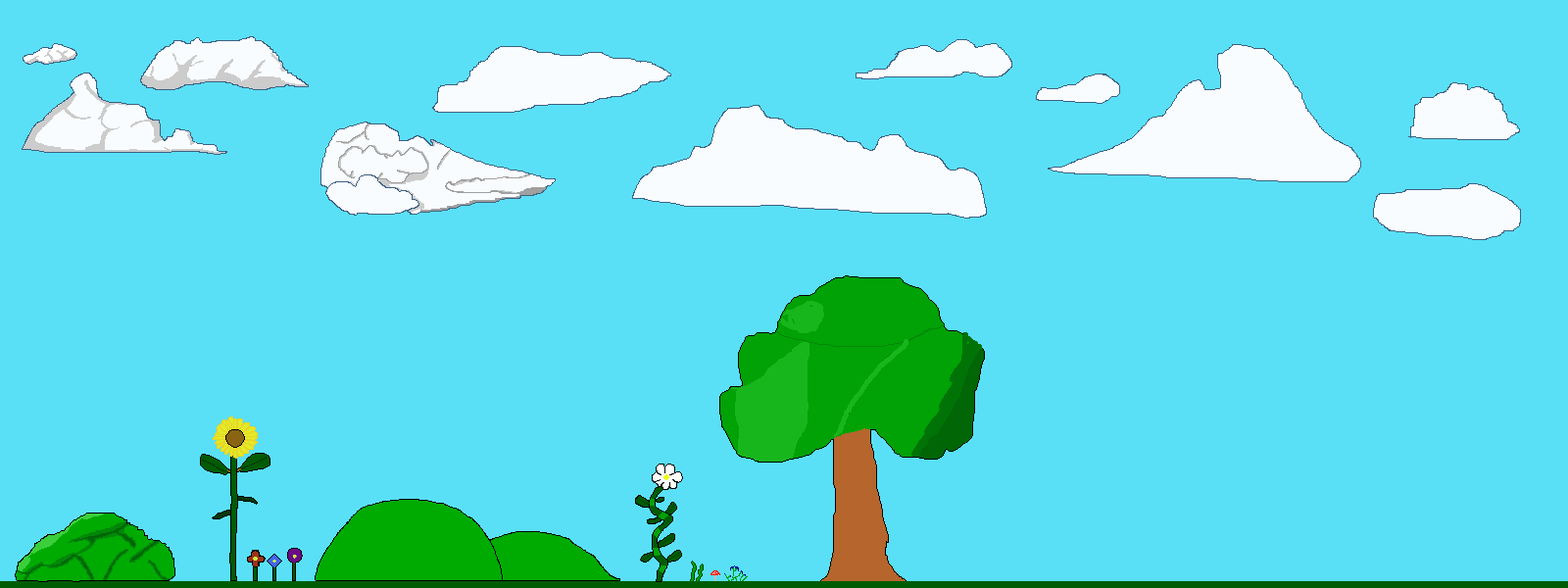
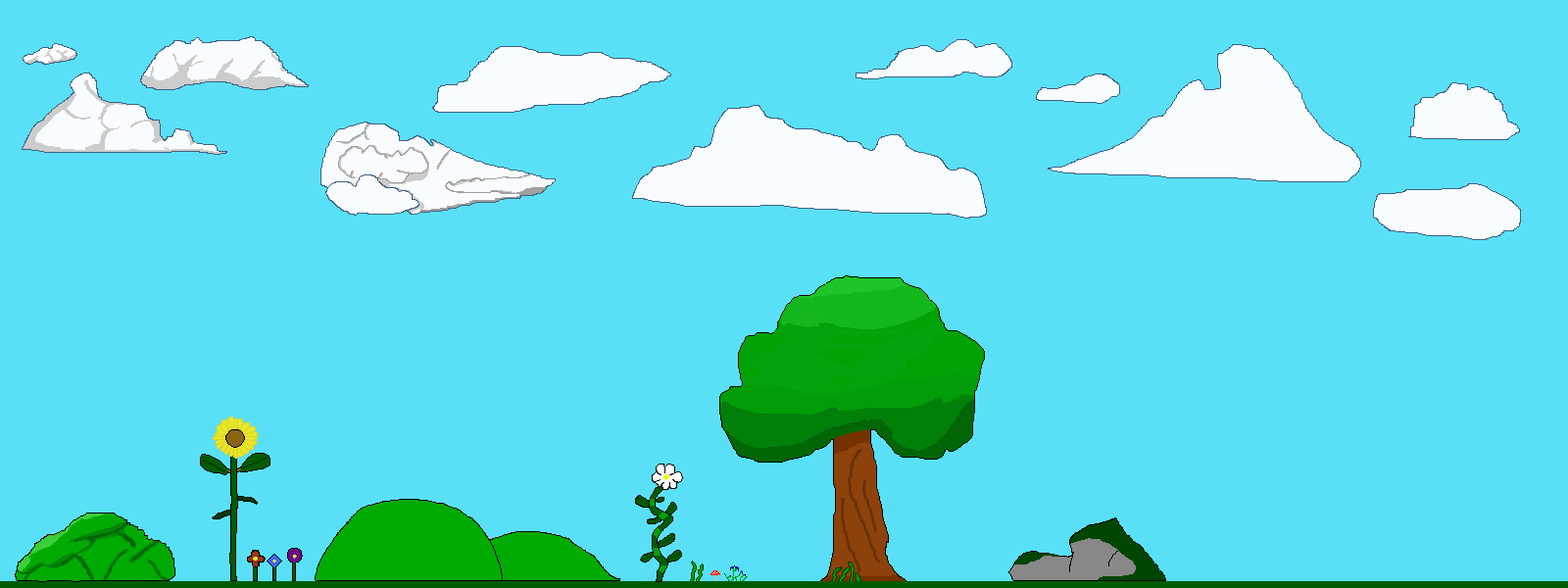
Before/after of a 1568×588 layered artwork. What changed in the layer stack:
painted on "Shading" (1st of 2, in "Clouds") over (783, 276, 936, 314)
painted on "Cloud" over (720, 276, 1167, 582)
painted on "Shading" (2nd of 2, in "Grass-Background-Group") over (720, 276, 984, 582)
painted on "Grass" over (720, 276, 1167, 582)
painted on "Grass-Bottom" over (821, 564, 1167, 582)
painted on "Background" over (720, 276, 1167, 582)
